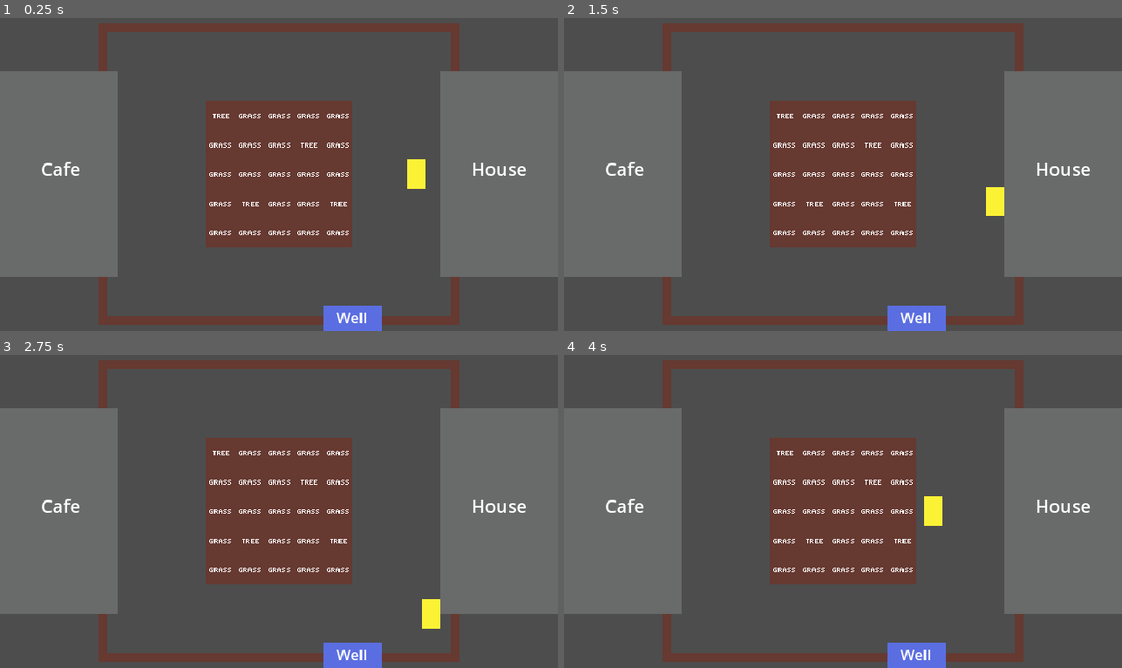
Above: before the commit, frames 1-4 (two rows, left to right).
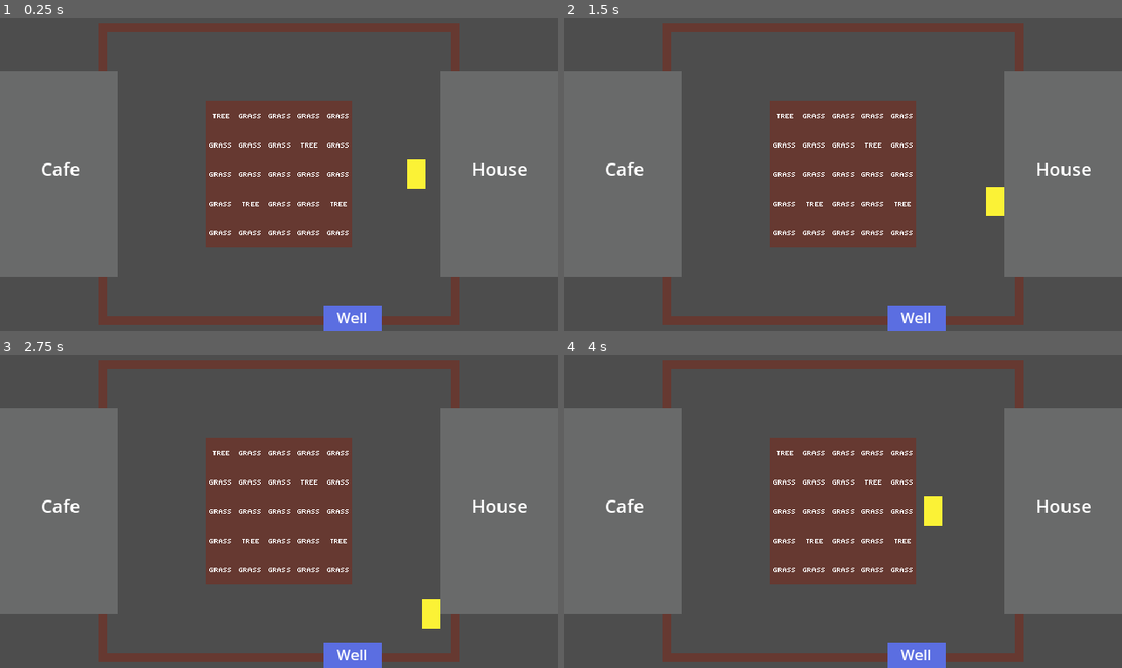
Above: after the commit, the same moments.

Repository: mikusaq/grub-n-grow
Game: Godot game, scene res://scenes/game.tscn
The game is run twice, just before and just after one commit, with the same random seed, the same clock (stepped at 60 frames per second) and the same inputs.
Inputs (mouse positions are in pixels of both pictures, inside the frame that each line leads up to):
- Up to frame 1 (0.25 s): no input
- Up to frame 2 (1.5 s): tap Enter at 0.5 s; move the mouse to (965, 158) at 0.52 s; hold D (right) 0.53-1.28 s; hold 1 (1) 0.53-1.28 s; tap 2 (2) at 0.8, 1.35 s; tap Space at 1.25 s; move the mouse to (731, 190) at 1.27 s; hold S (down) from 1.28 s (still down)
- Up to frame 3 (2.75 s): tap 3 (3) at 1.55 s; move the mouse to (334, 442) at 2.02 s; release S (down) at 2.03 s; hold D (right) from 2.03 s (still down); hold 3 (3) from 2.03 s (still down); tap 1 (1) at 2.3 s
- Up to frame 4 (4 s): tap Enter at 2.75 s; move the mouse to (815, 574) at 2.77 s; release D (right) at 2.78 s; release 3 (3) at 2.78 s; hold W (up) 2.78-3.53 s; tap 1 (1) at 2.85 s; tap 2 (2) at 3.05 s; move the mouse to (1010, 558) at 3.52 s; hold A (left) from 3.53 s (still down); hold 2 (2) from 3.53 s (still down); tap 3 (3) at 3.8 s

The runs differ from the first frame. In frame 1, 0.1% of the frame differs, in the area x 8-95%, y 45-98%; in frame 2, 0.1%; in frame 3, 0.1%; in frame 4, 0.1%.

Commit message:
Move labels to World scene

Diff:
--- a/scenes/game.tscn
+++ b/scenes/game.tscn
@@ -1,12 +1,7 @@
-[gd_scene load_steps=5 format=3 uid="uid://ock54d8bs2a2"]
+[gd_scene load_steps=3 format=3 uid="uid://ock54d8bs2a2"]
 
 [ext_resource type="PackedScene" uid="uid://dg7o4qlnmdeoi" path="res://scenes/world.tscn" id="1_llcn5"]
 [ext_resource type="PackedScene" uid="uid://c4ris3ar6yw73" path="res://scenes/player.tscn" id="2_vd225"]
-
-[sub_resource type="LabelSettings" id="LabelSettings_lrfsx"]
-font_size = 20
-
-[sub_resource type="LabelSettings" id="LabelSettings_e30d3"]
 
 [node name="Game" type="Node2D"]
 
@@ -19,27 +14,3 @@
 rotation = -0.785398
 offset = Vector2(80, 80)
 zoom = Vector2(1.05, 1.05)
-
-[node name="CafeLabel" type="Label" parent="."]
-offset_left = -180.0
-offset_top = 60.0
-offset_right = -136.0
-offset_bottom = 88.0
-text = "Cafe"
-label_settings = SubResource("LabelSettings_lrfsx")
-
-[node name="HouseLabel" type="Label" parent="."]
-offset_left = 290.0
-offset_top = 60.0
-offset_right = 352.0
-offset_bottom = 88.0
-text = "House"
-label_settings = SubResource("LabelSettings_lrfsx")
-
-[node name="WellLabel" type="Label" parent="."]
-offset_left = 143.0
-offset_top = 225.0
-offset_right = 177.0
-offset_bottom = 248.0
-text = "Well"
-label_settings = SubResource("LabelSettings_e30d3")
--- a/scenes/world.tscn
+++ b/scenes/world.tscn
@@ -93,6 +93,11 @@
 tile_size = Vector2i(32, 32)
 sources/0 = SubResource("TileSetAtlasSource_ars3n")
 
+[sub_resource type="LabelSettings" id="LabelSettings_gahxd"]
+font_size = 20
+
+[sub_resource type="LabelSettings" id="LabelSettings_8chp0"]
+
 [node name="World" type="Node2D"]
 scale = Vector2(1.00154, 1)
 
@@ -104,3 +109,27 @@
 tile_map_data = PackedByteArray("AAAAAAAAAAADAAAAAAABAAAAAAAAAAAAAAACAAAAAAAAAAAAAAADAAAAAAAAAAAAAAAEAAAAAAAAAAAAAAAEAA …(320 unchanged characters)…
 tile_set = SubResource("TileSet_cxjv3")
 script = ExtResource("1_qy2y8")
+
+[node name="CafeLabel" type="Label" parent="."]
+offset_left = -180.0
+offset_top = 60.0
+offset_right = -136.0
+offset_bottom = 88.0
+text = "Cafe"
+label_settings = SubResource("LabelSettings_gahxd")
+
+[node name="HouseLabel" type="Label" parent="."]
+offset_left = 290.0
+offset_top = 60.0
+offset_right = 352.0
+offset_bottom = 88.0
+text = "House"
+label_settings = SubResource("LabelSettings_gahxd")
+
+[node name="WellLabel" type="Label" parent="."]
+offset_left = 143.0
+offset_top = 225.0
+offset_right = 177.0
+offset_bottom = 248.0
+text = "Well"
+label_settings = SubResource("LabelSettings_8chp0")
Not shown: 1 places in scenes/world.tscn that only renumber resources
